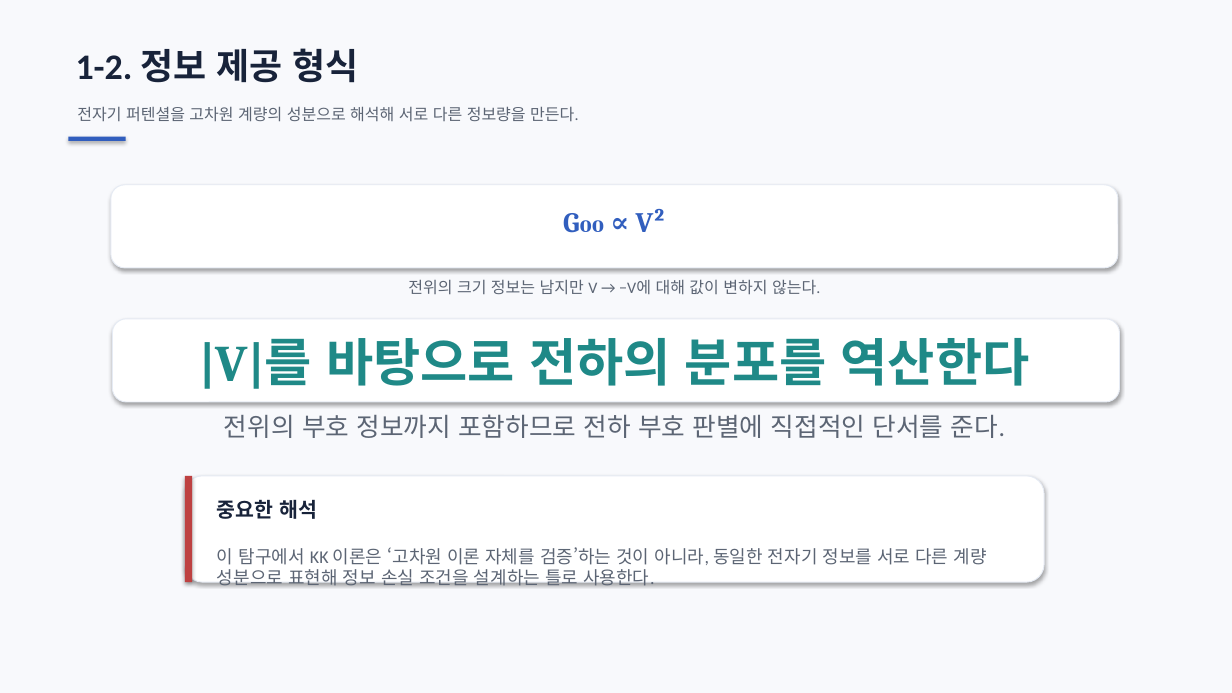
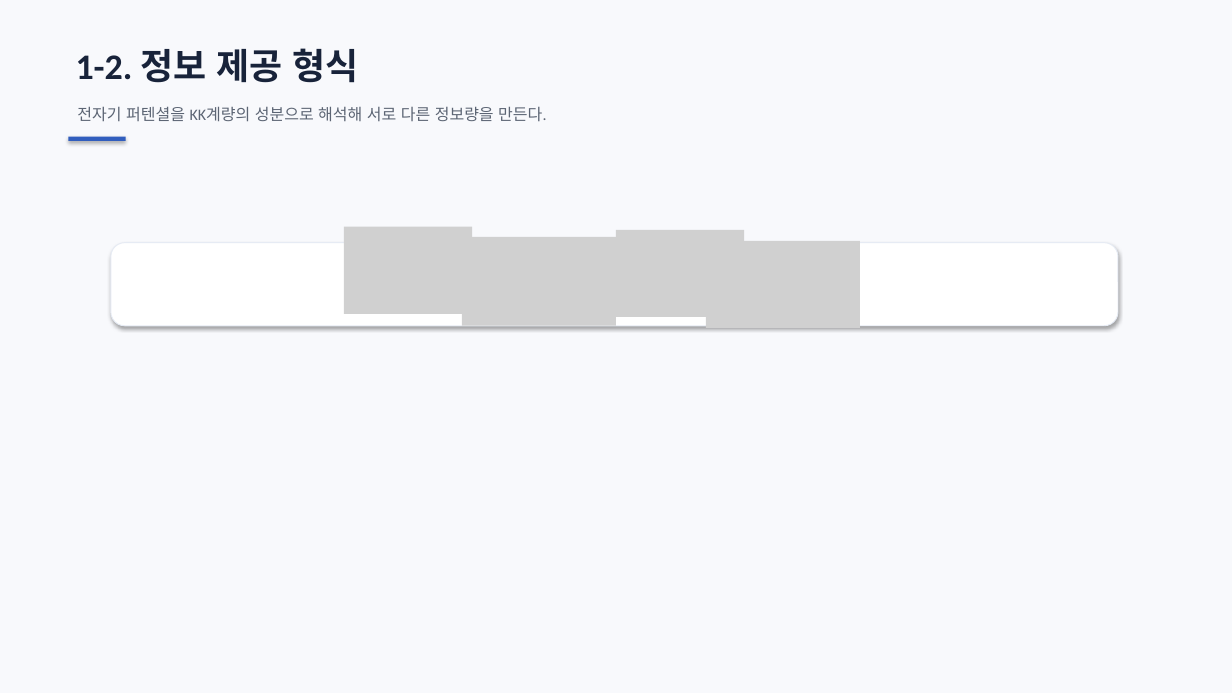
Before and after one commit to ohyunu525/KK-AI, a slide deck: slide 19 of Documents/보고서 파일.pptx (slide 18 before the commit). Drawn at 1232x693 pixels with LibreOffice and Linux fonts; fonts in the diff are those of the drawing; grey boxes stand for pictures. Boxes give left, top, right and bottom in pixels: in the first picture for what was removed or moved away, otherwise in the second. Text is boxed around its words. In the diff, an @@ line names an element or a change of style, - is before the commit and + after.

```diff
--- a/Documents/보고서 파일.pptx
+++ b/Documents/보고서 파일.pptx
@@ background #FFFFFF to #F8F9FC @@
@@ rectangle removed at <box>0,0,1232,693</box> @@
@@ text at <box>77,106,546,122</box>: text changed @@
-전자기 퍼텐셜을 고차원 계량의 성분으로 해석해 서로 다른 정보량을 만든다.
+전자기 퍼텐셜을 KK계량의 성분으로 해석해 서로 다른 정보량을 만든다.
@@ text removed at <box>636,209,666,232</box> @@
-G₀₀ ∝ V²
@@ picture added at <box>344,226,472,313</box> @@
@@ picture added at <box>462,237,616,325</box> @@
@@ picture added at <box>616,230,745,317</box> @@
@@ rounded rectangle: place and size @@
-rounded rectangle at <box>111,185,1118,268</box>
+rounded rectangle at <box>111,243,1118,326</box>
@@ picture added at <box>706,241,860,328</box> @@
@@ text removed at <box>408,279,820,294</box> @@
-전위의 크기 정보는 남지만 V → −V에 대해 값이 변하지 않는다.
@@ rounded rectangle removed at <box>113,319,1120,402</box> @@
@@ text removed at <box>199,338,1030,389</box> @@
-|V|를 바탕으로 전하의 분포를 역산한다
@@ text removed at <box>224,414,1005,438</box> @@
-전위의 부호 정보까지 포함하므로 전하 부호 판별에 직접적인 단서를 준다.
@@ rounded rectangle removed at <box>185,476,1044,582</box> @@
@@ rectangle removed at <box>185,476,192,582</box> @@
@@ text removed at <box>217,499,317,519</box> @@
-중요한 해석
@@ text removed at <box>217,547,987,586</box> @@
-이 탐구에서 KK 이론은 ‘고차원 이론 자체를 검증’하는 것이 아니라, 동일한 전자기 정보를 서로 다른 계량 성분으로 표현해 정보 손실 조건을 설계하는 틀로 사용한다.
```
Also in this commit, not shown: 4 other slides changed, 2 slides added, 1 slide removed, 1 other file.
